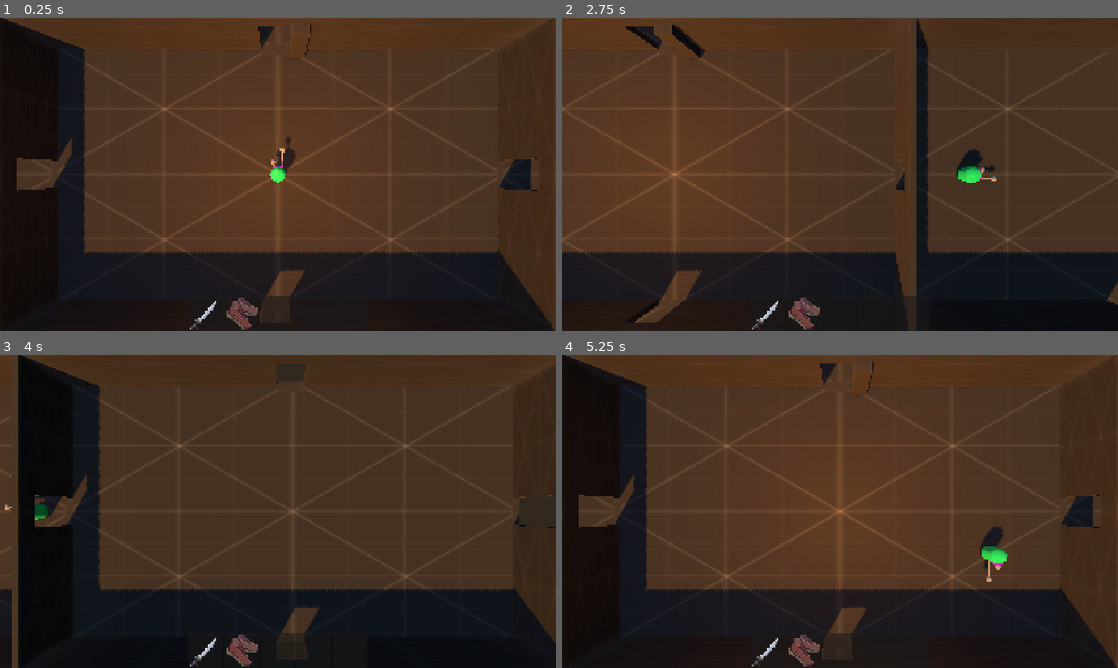
Above: before the commit, frames 1-4 (two rows, left to right).
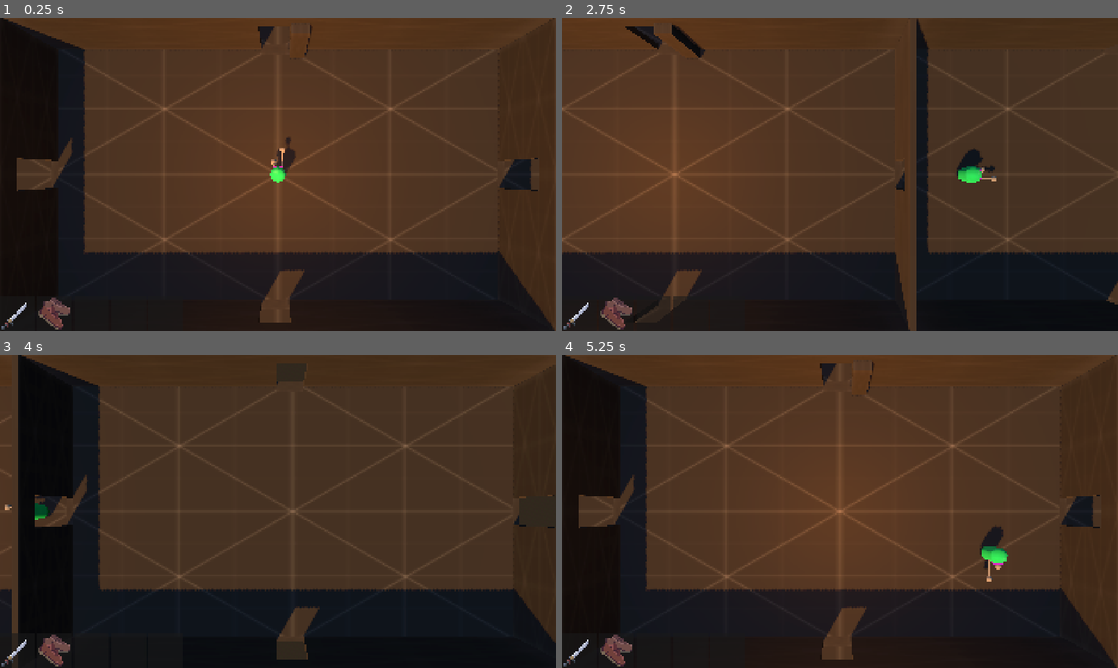
Above: after the commit, the same moments.

Repository: panable/brackeysjam-2026.2
Game: Godot game, scene res://game.tscn
Same seed, same stepped clock (60 frames per second), same inputs: the game is played once before the commit and once after it.
Inputs (mouse positions are in pixels of both pictures, inside the frame that each line leads up to):
- Up to frame 1 (0.25 s): no input
- Up to frame 2 (2.75 s): tap Enter at 0.5 s; move the mouse to (962, 158) at 0.52 s; hold D (move_right) 0.53-1.25 s; tap Space (attack) at 0.6, 2, 2.1 s; click (962, 158) at 0.67 s; drag from (728, 190) to (812, 237) at 1.27 s; move the mouse to (895, 105) at 2.02 s; hold D (move_right) from 2.03 s (still down)
- Up to frame 3 (4 s): release D (move_right) at 2.75 s; drag from (250, 574) to (111, 464) at 2.77 s; move the mouse to (444, 558) at 3.52 s; hold A (move_left) from 3.53 s (still down); tap Space (attack) at 3.6 s
- Up to frame 4 (5.25 s): release A (move_left) at 4.25 s; drag from (673, 464) to (756, 433) at 4.27 s; move the mouse to (867, 511) at 5.02 s; hold S (move_back) from 5.03 s (still down); tap Space (attack) at 5.1 s; click (867, 511) at 5.17 s

The runs differ from the first frame. In frame 1, 1.3% of the frame differs, in the area x 0-53%, y 88-100%; in frame 2, 1.3%, in the area x 0-64%, y 88-100%; in frame 3, 1.1%; in frame 4, 1.3%.

Commit message:
move Inventory UI

Diff:
--- a/Scenes/UI/InventoryUI.tscn
+++ b/Scenes/UI/InventoryUI.tscn
@@ -49,13 +49,12 @@
 
 [node name="CenterContainer" type="CenterContainer" parent="." unique_id=760730851]
 layout_mode = 1
-anchors_preset = 12
+anchors_preset = 2
 anchor_top = 1.0
-anchor_right = 1.0
 anchor_bottom = 1.0
-grow_horizontal = 2
 grow_vertical = 0
 offset_transform_enabled = true
 
 [node name="GridContainer" type="HBoxContainer" parent="CenterContainer" unique_id=1313849565]
 layout_mode = 2
+theme_override_constants/separation = 8
--- a/Scenes/UI/InventoryUISlot.tscn
+++ b/Scenes/UI/InventoryUISlot.tscn
@@ -4,6 +4,8 @@
 
 [node name="InventoryUISlot" type="PanelContainer" unique_id=54015080]
 custom_minimum_size = Vector2(120, 120)
+offset_right = 120.0
+offset_bottom = 120.0
 script = ExtResource("1_snid6")
 
 [node name="Icon" type="TextureRect" parent="." unique_id=442113715]
@@ -11,3 +13,4 @@
 
 [node name="QuantityLabel" type="Label" parent="." unique_id=337672221]
 layout_mode = 2
+size_flags_vertical = 0
--- a/game.tscn
+++ b/game.tscn
@@ -8,7 +8,6 @@
 [ext_resource type="Texture2D" uid="uid://c7oyhejvt7mk8" path="res://kenney_prototype-textures/PNG/Dark/texture_04.png" id="6_vef74"]
 [ext_resource type="PackedScene" uid="uid://dgvew44vrd1d1" path="res://Scenes/UI/DialogueUI.tscn" id="8_j5wjh"]
 [ext_resource type="PackedScene" uid="uid://bpnionfeo78xx" path="res://Scenes/Characters/Roger_c.tscn" id="8_vef74"]
-[ext_resource type="PackedScene" uid="uid://dc2ue6krrf5bh" path="res://Scenes/Characters/roger.tscn" id="9_vef74"]
 
 [sub_resource type="StandardMaterial3D" id="StandardMaterial3D_hve3p"]
 albedo_texture = ExtResource("3_ryrav")
@@ -332,6 +331,3 @@
 
 [node name="NPC" parent="." unique_id=1288896559 instance=ExtResource("8_vef74")]
 transform = Transform3D(0.5240593, 0, 0.85168177, 0, 1, 0, -0.85168177, 0, 0.5240593, -42.57576, 0.65069866, -5.1197777)
-
-[node name="Roger2" parent="." unique_id=746644632 instance=ExtResource("9_vef74")]
-transform = Transform3D(0.7, 0, 0, 0, 0.7, 0, 0, 0, 0.7, -29.999191, 0.5519829, -6.446147)
